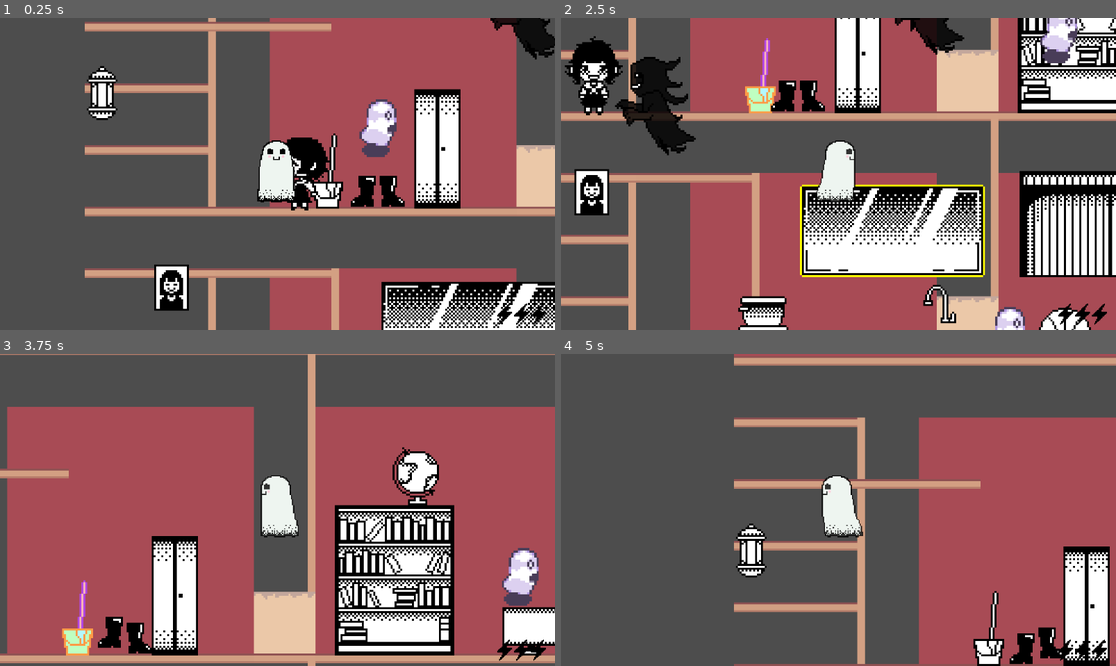
Above: before the commit, frames 1-4 (two rows, left to right).
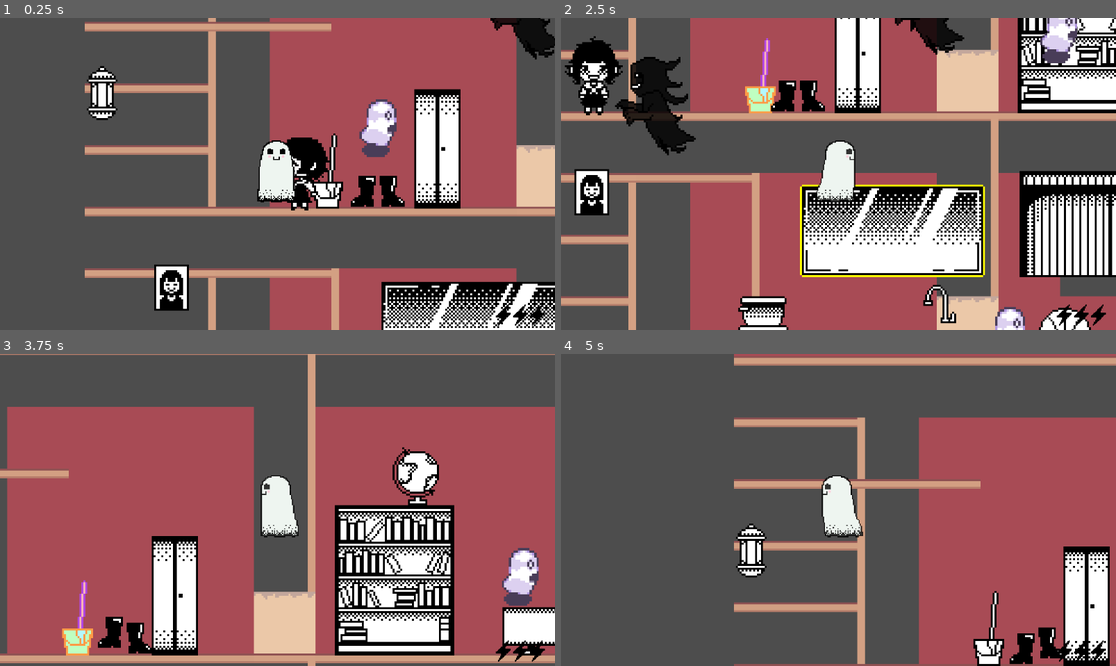
Above: after the commit, the same moments.

Repository: lykarevalde/GameJam
Game: Godot game, scene res://scenes/game.tscn
The game is run twice, just before and just after one commit, with the same random seed, the same clock (stepped at 60 frames per second) and the same inputs.
Inputs:
- Up to frame 1 (0.25 s): no input
- Up to frame 2 (2.5 s): tap Enter (ui_accept) at 0.5, 0.77, 1.52 s; hold Right (ui_right) 0.53-1.28 s; tap E (amuse) at 0.6, 1.35, 2.1 s; hold Down (ui_down) 1.28-2.03 s; hold Right (ui_right) from 2.03 s (still down)
- Up to frame 3 (3.75 s): release Right (ui_right) at 2.78 s; hold Up (ui_up) 2.78-3.53 s; tap E (amuse) at 2.85, 3.6 s; tap Enter (ui_accept) at 3.02 s; hold Left (ui_left) from 3.53 s (still down)
- Up to frame 4 (5 s): keep holding Left (ui_left); tap Enter (ui_accept) at 3.77, 4.52 s; tap E (amuse) at 4.35 s

The runs differ from the first frame. In frame 1, less than 0.1% of the frame differs, in the area x 89-99%, y 91-99%; in frame 2, 0.7%, in the area x 89-100%, y 83-99%; in frame 3, less than 0.1%; in frame 4, less than 0.1%.

Commit message:
made energy system separate scene

Diff:
--- a/scenes/lyka game scene.tscn
+++ b/scenes/energy scene.tscn
@@ -6,7 +6,17 @@
 
 [node name="UI" type="CanvasLayer" parent="."]
 
-[node name="EnergySprite" type="Sprite2D" parent="UI"]
-position = Vector2(1082.5, 614)
+[node name="Control" type="Control" parent="UI"]
+layout_mode = 3
+anchors_preset = 3
+anchor_left = 1.0
+anchor_top = 1.0
+anchor_right = 1.0
+anchor_bottom = 1.0
+grow_horizontal = 0
+grow_vertical = 0
+
+[node name="EnergySprite" type="Sprite2D" parent="UI/Control"]
+position = Vector2(-72, -32)
 scale = Vector2(2.203126, 2.1249995)
 texture = ExtResource("1_4hlgt")
--- a/scenes/game.tscn
+++ b/scenes/game.tscn
@@ -31,7 +31,7 @@
 [ext_resource type="PackedScene" uid="uid://bp5mp6odg3mb" path="res://scenes/furniture/desk.tscn" id="14_bhx41"]
 [ext_resource type="PackedScene" uid="uid://chpdaiv4hlcci" path="res://scenes/furniture/mascot.tscn" id="14_bt5mj"]
 [ext_resource type="PackedScene" uid="uid://btf4w0qn217h6" path="res://scenes/npc.tscn" id="16_ca42v"]
-[ext_resource type="PackedScene" uid="uid://bfuejy3kyaonp" path="res://scenes/lyka game scene.tscn" id="26_wljb1"]
+[ext_resource type="PackedScene" uid="uid://bfuejy3kyaonp" path="res://scenes/energy scene.tscn" id="29_suyxu"]
 
 [sub_resource type="TileSetAtlasSource" id="TileSetAtlasSource_onqr8"]
 texture = ExtResource("3_kvuet")
@@ -395,7 +395,7 @@
 tile_set = SubResource("TileSet_bw6k5")
 format = 2
 layer_0/name = "Background"
-layer_0/tile_data = PackedInt32Array(-131075, 196609, 0, -65 …(1126 unchanged characters)… 1077, 196609, 0, 196613, 917505, 1, 262149, 917505, 1, -196602, 196609, 0, -131066 …(2463 unchanged characters)…
+layer_0/tile_data = PackedInt32Array(-131075, 196609, 0, -65 …(1126 unchanged characters)… 1077, 196609, 0, 196613, 917505, 1, 262150, 917505, 1, -196602, 196609, 0, -131066 …(2463 unchanged characters)…
 layer_1/name = "Things"
 layer_1/tile_data = PackedInt32Array(262140, 196609, 0, 262141, 196609, 0, 262142, 196609, 0, 262143, 196609, 0, -4, 196609, 0, -3, 196609, 0, -2, 196609, 0, -1, 196609, 0, 196608, 393217, 1, 262144, 393217, 1)
 
@@ -517,6 +517,6 @@
 upstairs_y = 87.0
 stairs_x = -102.0
 
-[node name="EnergySystem" parent="." instance=ExtResource("26_wljb1")]
+[node name="EnergySystem" parent="." instance=ExtResource("29_suyxu")]
 
 [editable path="MotherFatherGhosts/father"]
--- a/scripts/energy_sprite.gd
+++ b/scripts/energy_sprite.gd
@@ -1,6 +1,6 @@
 extends Sprite2D
 
-@export var margin := Vector2(60, 40)
+@export var margin := Vector2(20, 40)
 
 func _process(_delta):
 	if not texture:
--- a/scripts/player.gd
+++ b/scripts/player.gd
@@ -23,7 +23,8 @@
 # -----------------------------
 # HUD Energy Sprite
 # -----------------------------
-@export var energy_sprite: Sprite2D
+# Using find_child so it locates the sprite in your UI/CanvasLayer automatically
+var energy_sprite: Sprite2D
 
 # Map energy level to texture files
 var energy_textures: Dictionary = {
@@ -39,17 +40,15 @@
 @onready var sprite: AnimatedSprite2D = $face
 
 func _ready():
+	# Look for the EnergySprite in the entire active scene tree
+	if not energy_sprite:
+		energy_sprite = get_tree().root.find_child("EnergySprite", true, false)
+
 	if energy_sprite:
-		# Position the energy sprite at bottom-right
-		var viewport_size = get_viewport_rect().size
-		var margin = 10
-		energy_sprite.position = Vector2(
-			viewport_size.x - energy_sprite.texture.get_width() - margin,
-			viewport_size.y - energy_sprite.texture.get_height() - margin
-		)
+		# Manual position code removed! Use Anchors in your Energy Scene instead.
 		_update_energy_sprite()
 	else:
-		print("Warning: energy_sprite not assigned!")
+		print("Warning: Player couldn't find EnergySprite in the scene tree!")
 
 func _physics_process(delta: float) -> void:
 	# Gradual energy restore
Not shown: 1 places in scenes/game.tscn that only renumber resources
